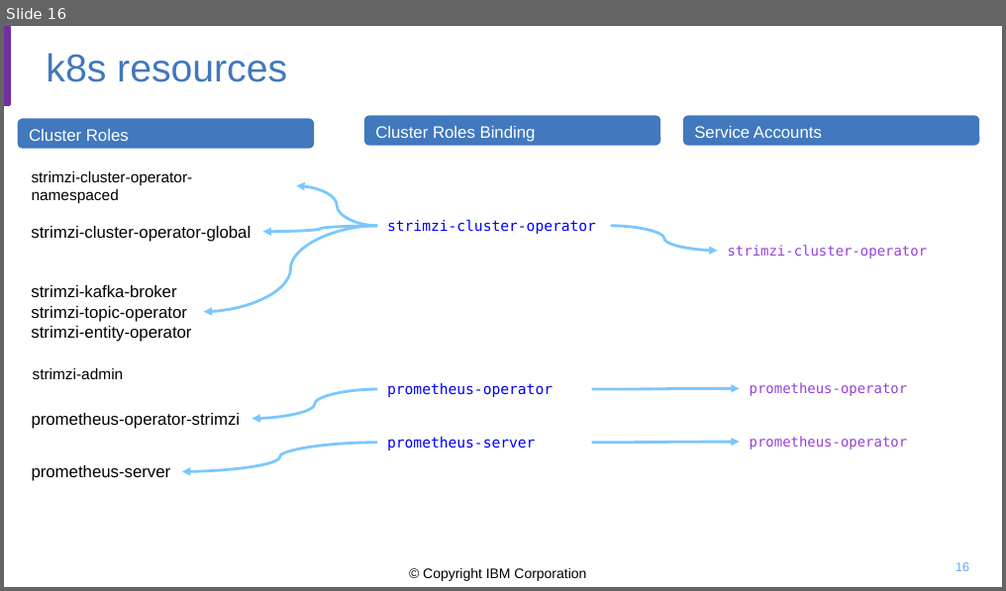
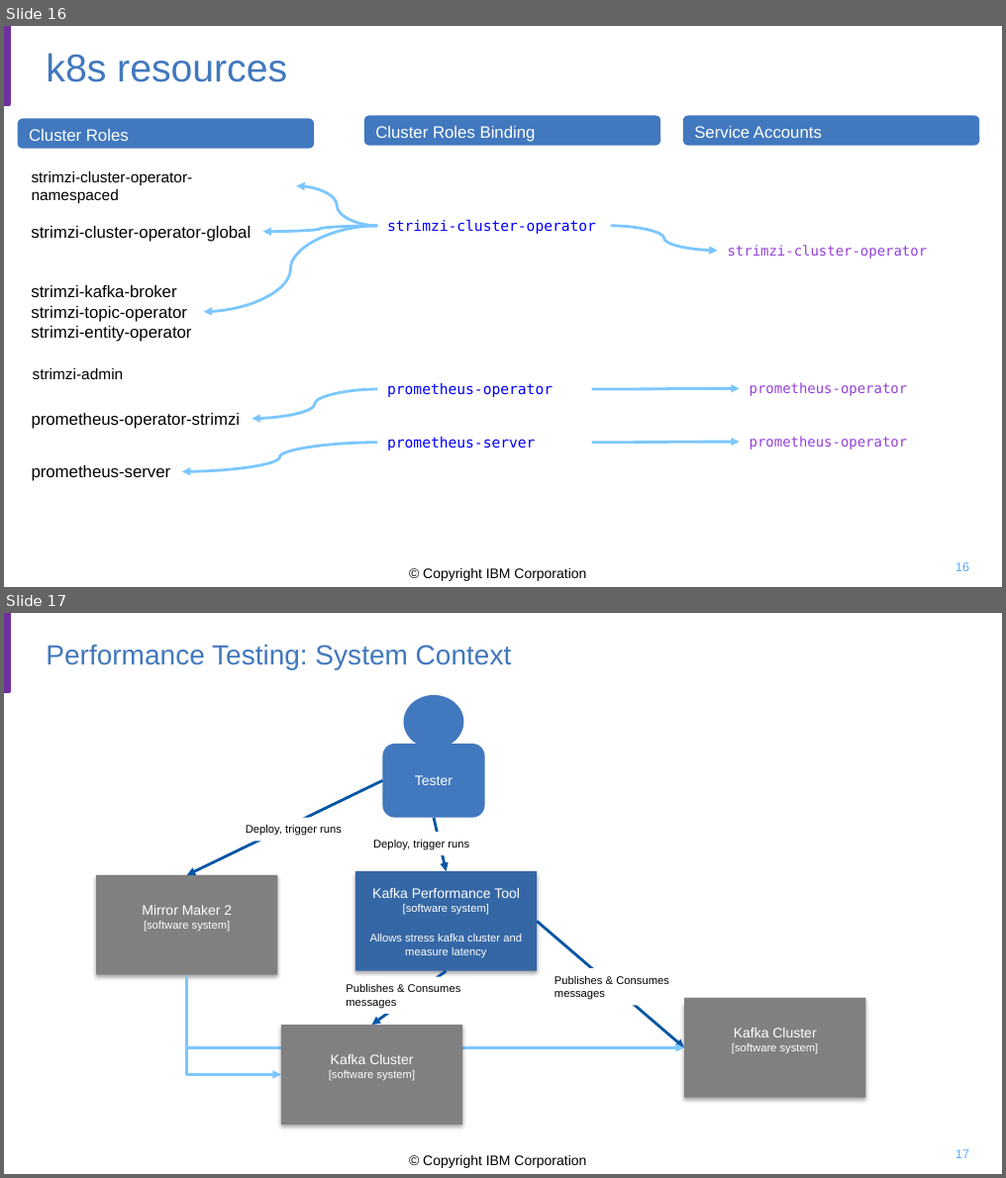
Before and after one commit to jbcodeforce/kp-data-replication, a slide deck: docs/mm2-diagrams.pptx. Shown one above the other, each under a label of ours: slide 16 before the commit, slides 16 and 17 after it. The pictures are 1006x591 and 1006x1178 pixels, drawn with LibreOffice and Linux fonts; fonts in the diff are those of the drawing; background and template pictures are left out. Boxes give left, top, right and bottom in pixels: in the first picture for what was removed or moved away, otherwise in the second. Text is boxed around its words. In the diff, an @@ line names an element or a change of style, - is before the commit and + after.

```diff
--- a/docs/mm2-diagrams.pptx
+++ b/docs/mm2-diagrams.pptx
@@ slide 17 added at <box>4,613,1002,1174</box>, background #FFFFFF; not listed: 2 template elements that a slide beside it also shows @@
@@ title added at <box>46,644,512,669</box>, 20 pt, text #4178BE @@
+Performance Testing: System Context
@@ ellipse added at <box>403,695,463,749</box>, fill #4178BE @@
@@ rounded rectangle added at <box>382,744,484,818</box>, fill #4178BE, 10 pt, text #FFFFFF @@
+Tester
@@ arrow added from (382, 780) to (186, 875), #0555A5 2 pt @@
@@ arrow added from (434, 818) to (447, 871), #0555A5 2 pt @@
@@ text added at <box>246,825,342,836</box>, 8 pt, text #000000 @@
+Deploy, trigger runs
@@ text added at <box>373,840,469,850</box>, 8 pt, text #000000 @@
+Deploy, trigger runs
@@ rectangle added at <box>96,875,277,975</box>, fill #808080, 8 pt, text #FFFFFF @@
+Mirror Maker 2
+[software system]
@@ rectangle added at <box>355,871,537,971</box>, fill #3567A6, 8 pt, text #FFFFFF @@
+Kafka Performance Tool
+[software system]
+Allows stress kafka cluster and measure latency
@@ arrow added from (537, 921) to (684, 1048), #0555A5 2 pt @@
@@ elbow arrow added from (186, 975) to (281, 1075), #7CC7FF 2 pt @@
@@ elbow arrow added from (186, 975) to (684, 1048), #7CC7FF 2 pt @@
@@ rectangle added at <box>337,977,476,1014</box>, fill #FFFFFF, 8 pt, text #000000 @@
+Publishes & Consumes
+messages
@@ arrow added from (447, 971) to (372, 1025), #0555A5 2 pt @@
@@ text added at <box>554,976,669,1000</box>, 8 pt, text #000000 @@
+Publishes & Consumes
+messages
@@ rectangle added at <box>684,998,866,1098</box>, fill #808080, 8 pt, text #FFFFFF @@
+Kafka Cluster
+[software system]
@@ rectangle added at <box>281,1025,463,1125</box>, fill #808080, 8 pt, text #FFFFFF @@
+Kafka Cluster
+[software system]
@@ page number added at <box>955,1150,969,1158</box>, 9 pt, text #5AAAFA @@
+17
```
Also in this commit, not shown: 1 other slide added, 12 other files.
